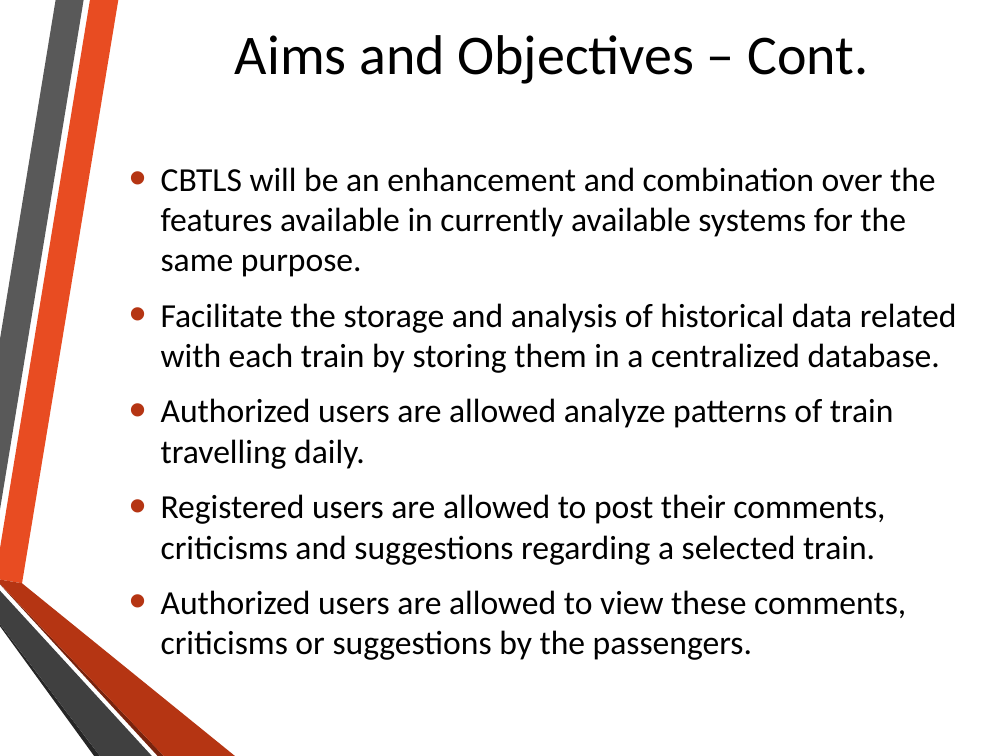
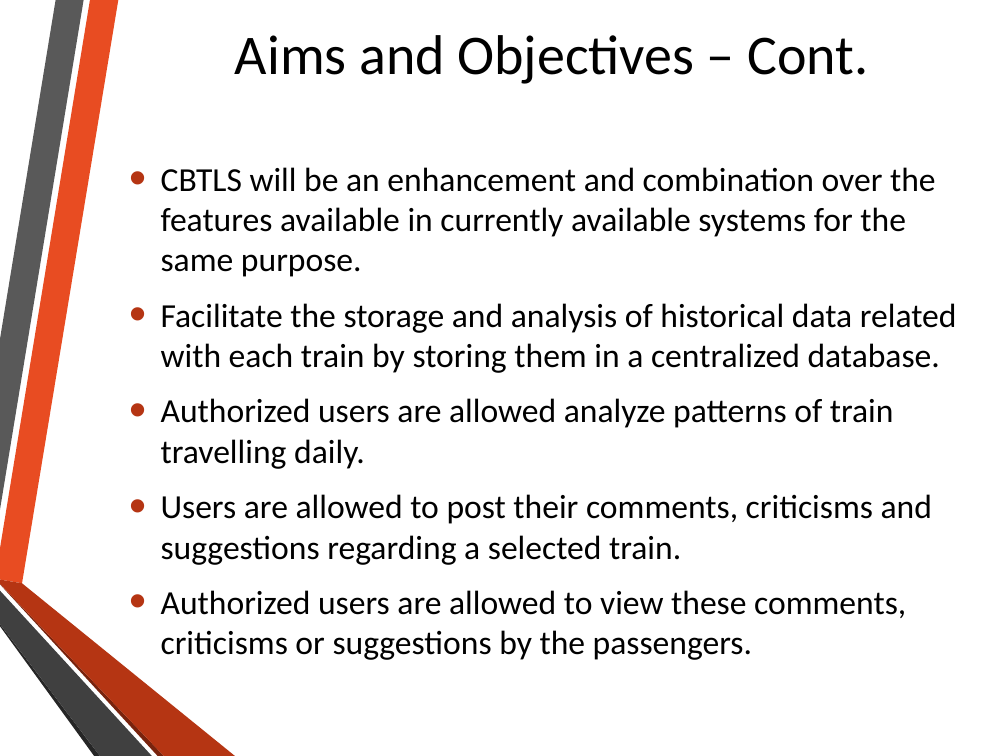
Before and after one commit to nadee158/cbtls, a slide deck: slide 9 of FinalSubmission/msc_final_presentation.pptx. Drawn at 1008x756 pixels with LibreOffice and Linux fonts; fonts in the diff are those of the drawing; background and template pictures are left out. Boxes give left, top, right and bottom in pixels: in the first picture for what was removed or moved away, otherwise in the second. Text is boxed around its words. In the diff, an @@ line names an element or a change of style, - is before the commit and + after.

```diff
--- a/FinalSubmission/msc_final_presentation.pptx
+++ b/FinalSubmission/msc_final_presentation.pptx
@@ text at <box>161,494,932,565</box>: text changed @@
-• Registered users are allowed to post their comments, criticisms and suggestions regarding a selected train.
+• Users are allowed to post their comments, criticisms and suggestions regarding a selected train.
```
Also in this commit, not shown: 6 other slides changed, 12 slides added, 3 slides removed.
